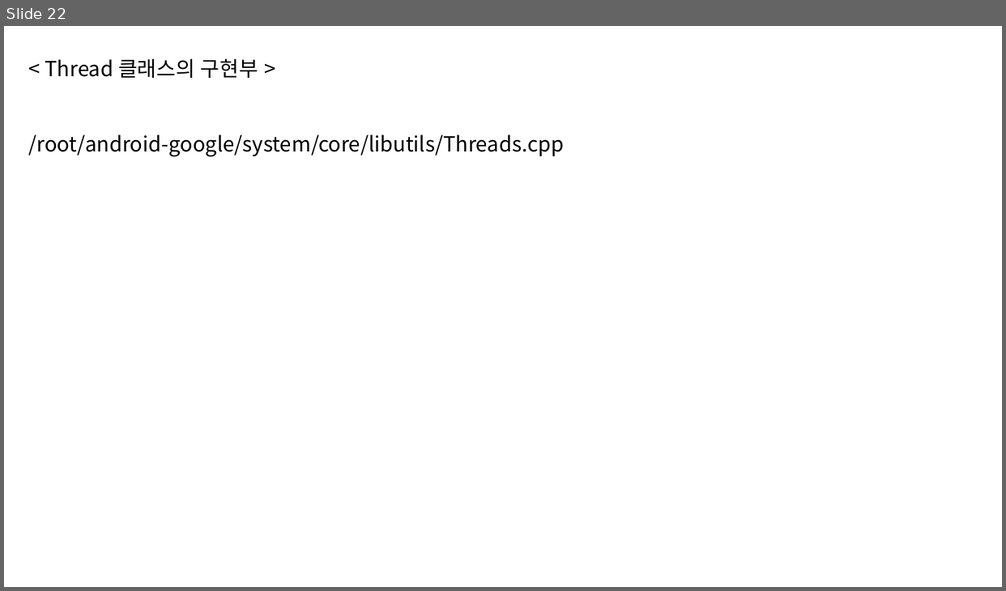
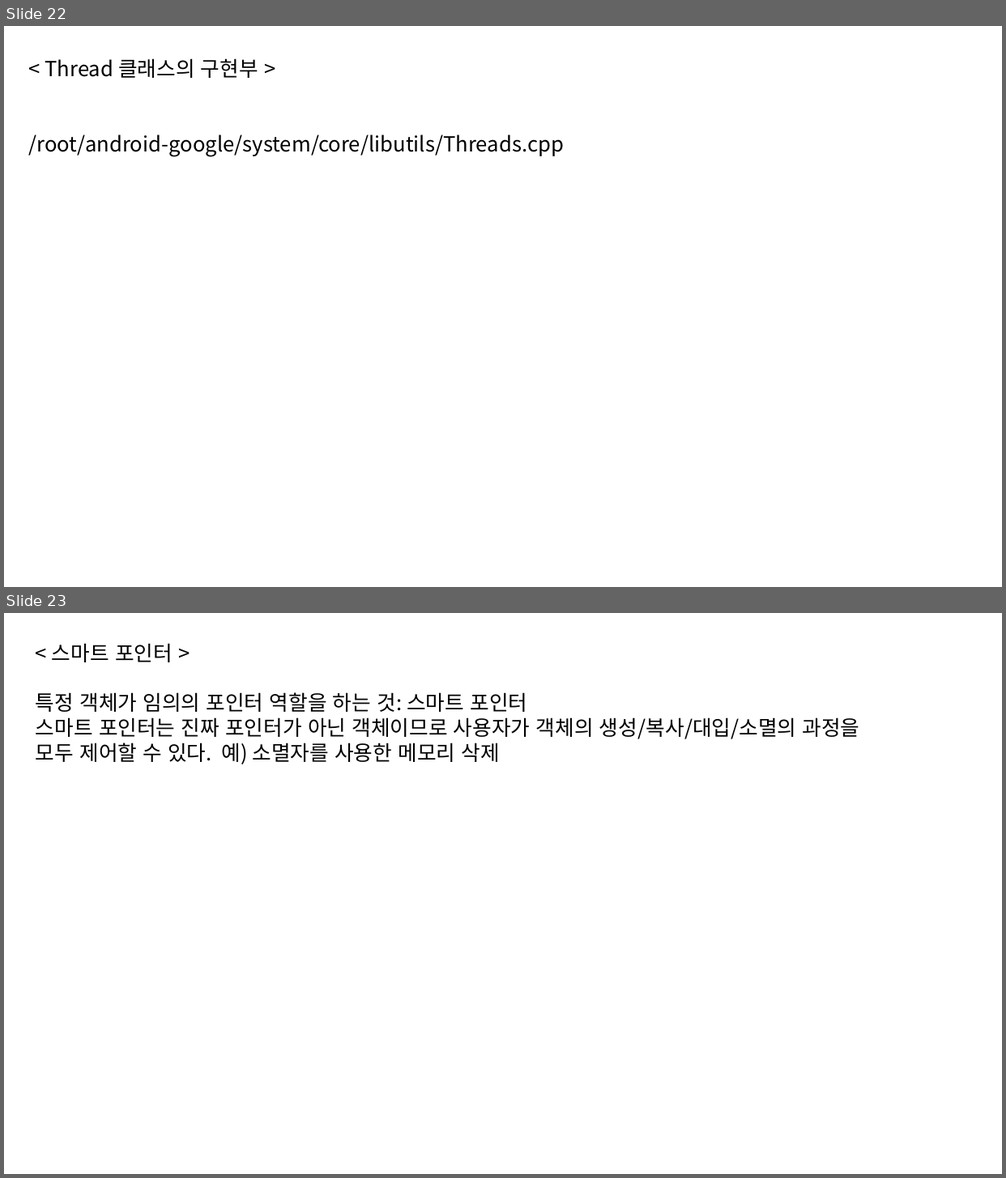
Before and after one commit to dercano/ryan, a slide deck: [20150608][Edu]Android_Thread/20150610.pptx. Shown one above the other, each under a label of ours: slide 22 before the commit, slides 22 and 23 after it. The pictures are 1006x591 and 1006x1178 pixels, drawn with LibreOffice and Linux fonts; fonts in the diff are those of the drawing. Boxes give left, top, right and bottom in pixels: in the first picture for what was removed or moved away, otherwise in the second. Text is boxed around its words. In the diff, an @@ line names an element or a change of style, - is before the commit and + after.

```diff
--- a/[20150608][Edu]Android_Thread/20150610.pptx
+++ b/[20150608][Edu]Android_Thread/20150610.pptx
@@ slide 23 added at (4,613,1002,1174), background #FFFFFF @@
@@ text added at (36,643,860,764), 20 pt, text #000000 @@
+< 스마트 포인터 >
+특정 객체가 임의의 포인터 역할을 하는 것: 스마트 포인터
+스마트 포인터는 진짜 포인터가 아닌 객체이므로 사용자가 객체의 생성/복사/대입/소멸의 과정을
+모두 제어할 수 있다. 예) 소멸자를 사용한 메모리 삭제
```
Also in this commit, not shown: 33 other files.
